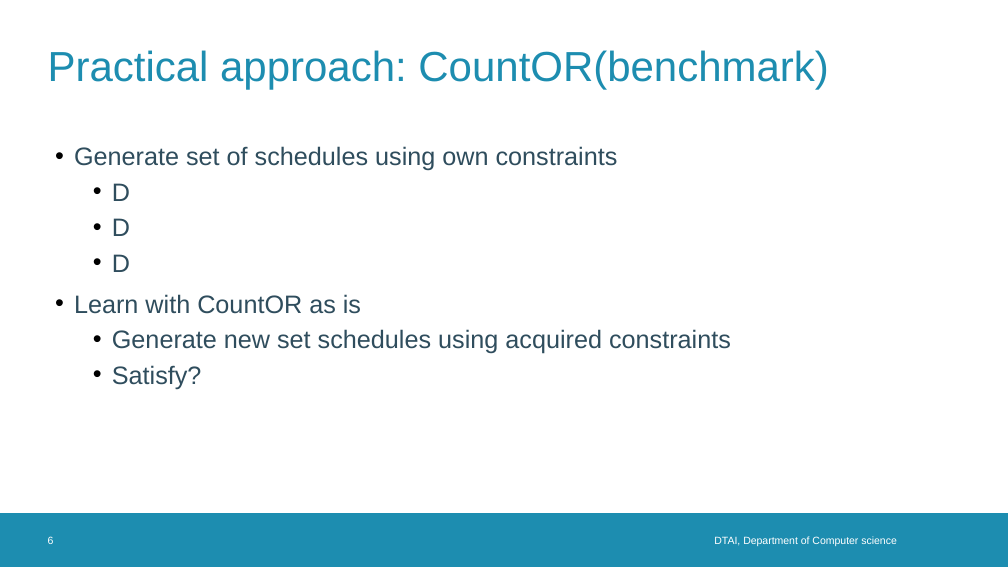
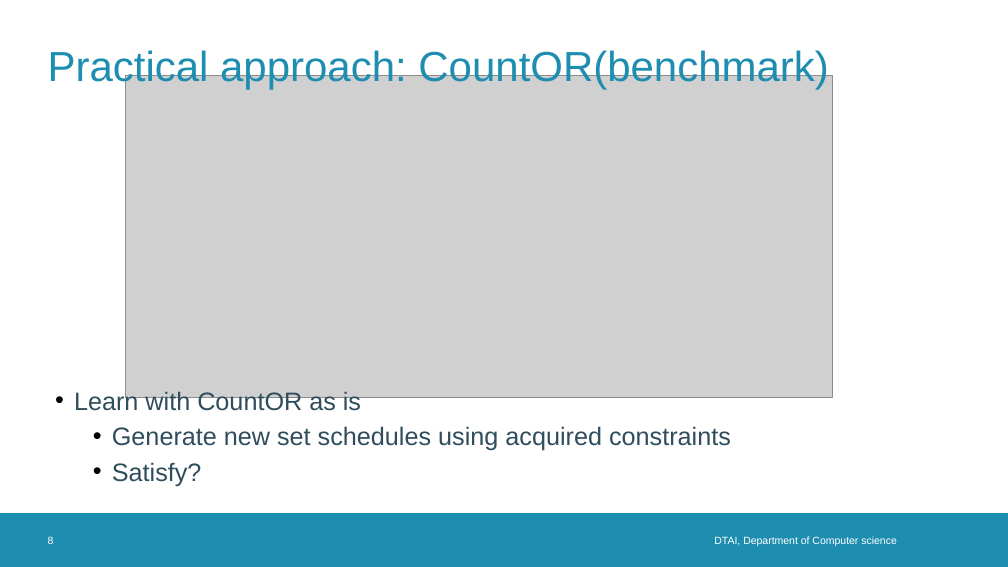
Before and after one commit to TomDBTechB/RoundRobinGenerator, a slide deck: slide 8 of Presentations/intermediate presentation 2.odp (slide 6 before the commit). Drawn at 1008x567 pixels with LibreOffice and Linux fonts; fonts in the diff are those of the drawing; grey boxes stand for pictures; background and template pictures are left out. Boxes give left, top, right and bottom in pixels: in the first picture for what was removed or moved away, otherwise in the second. Text is boxed around its words. In the diff, an @@ line names an element or a change of style, - is before the commit and + after.

```diff
--- a/Presentations/intermediate presentation 2.odp
+++ b/Presentations/intermediate presentation 2.odp
@@ picture added at [126, 75, 833, 397] @@
@@ text at [74, 146, 618, 272]: paragraphs removed @@
-• Generate set of schedules using own constraints
-  • D
-  • D
-  • D
```
Also in this commit, not shown: 2 other slides changed, 2 slides added.
